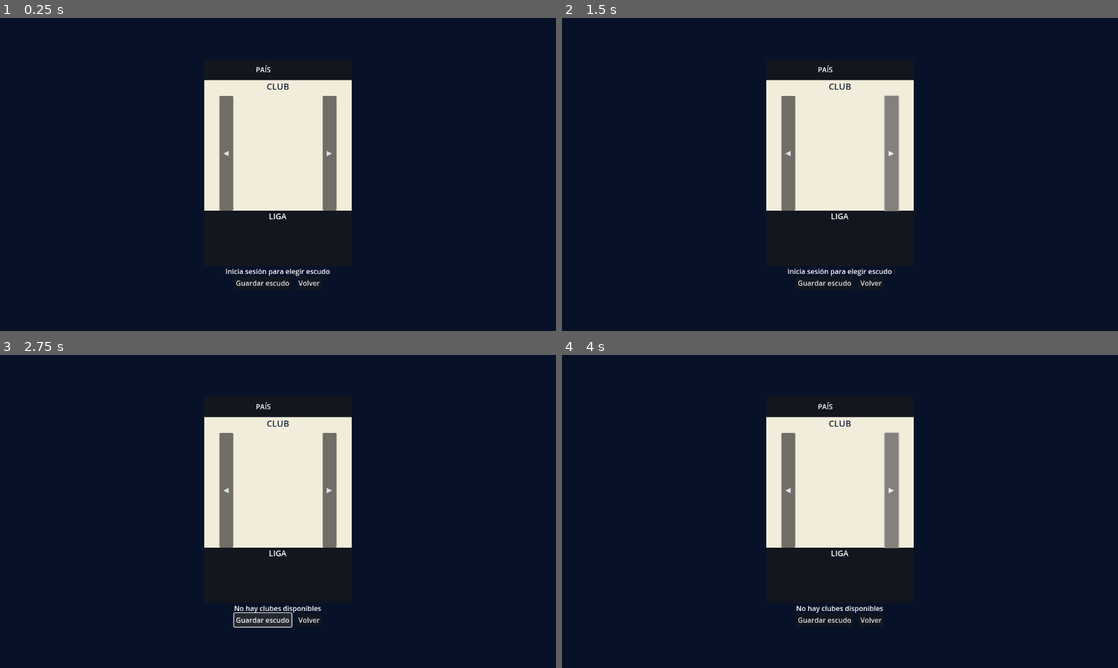
Above: before the commit, frames 1-4 (two rows, left to right).
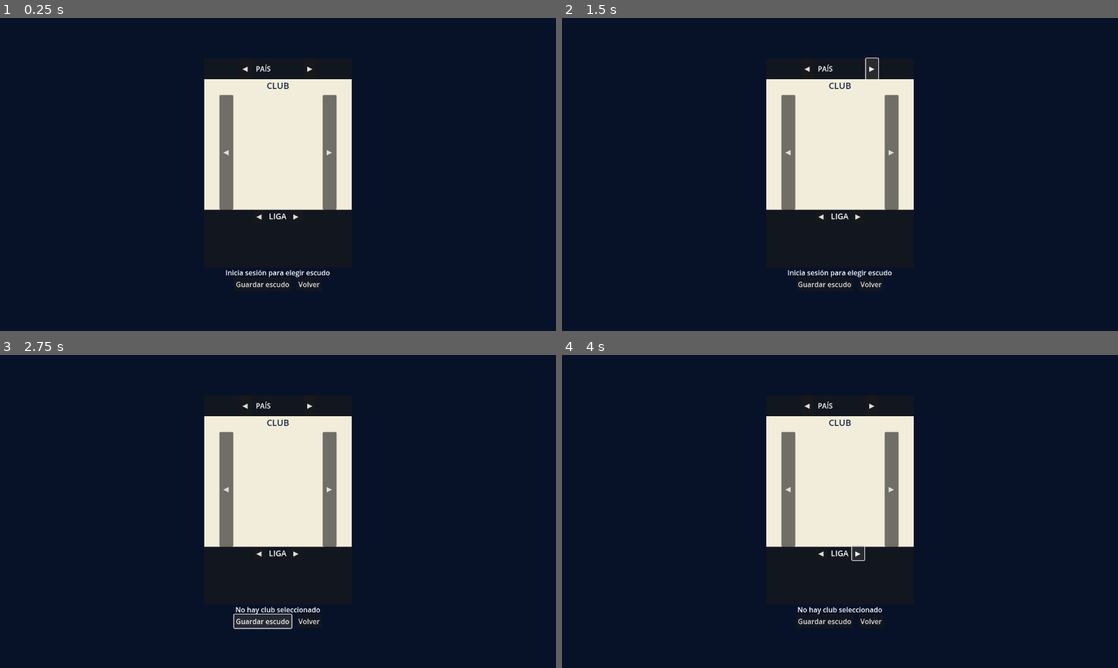
Above: after the commit, the same moments.

Repository: tenemostuseguro/uft27
Game: Godot game, scene res://scenes/ClubCrestMenu2D.tscn
Two runs of this game, one before a commit and one after it. Both use one fixed random seed, a clock stepped at 60 frames per second and the inputs below. This scene is started directly instead of the project's main scene.
Inputs:
- Up to frame 1 (0.25 s): no input
- Up to frame 2 (1.5 s): click "◀" at 0.5 s; click "▶" at 1.25 s
- Up to frame 3 (2.75 s): click "Guardar escudo" at 2 s
- Up to frame 4 (4 s): click "◀" at 2.75 s; click "▶" at 3.5 s

The runs differ from the first frame. In frame 1, 0.7% of the frame differs, in the area x 36-64%, y 14-86%; in frame 2, 0.9%; in frame 3, 0.9%, in the area x 36-64%, y 14-88%; in frame 4, 0.9%.
Error after the commit: Trying to return an array of type "Array" where expected return type is "Array[Dictionary]". (res://scripts/club_crest_menu_2d.gd:156)

Commit message:
Add country and league arrows with filtered club navigation

Diff:
--- a/godot-futsal/scenes/ClubCrestMenu2D.tscn
+++ b/godot-futsal/scenes/ClubCrestMenu2D.tscn
@@ -41,6 +41,11 @@
 alignment = 1
 theme_override_constants/separation = 10
 
+[node name="CountryLeftArrow" type="Button" parent="Margin/VBox/TopBar/TopRow"]
+layout_mode = 2
+custom_minimum_size = Vector2(28, 28)
+text = "◀"
+
 [node name="CountryName" type="Label" parent="Margin/VBox/TopBar/TopRow"]
 layout_mode = 2
 text = "PAÍS"
@@ -51,6 +56,11 @@
 layout_mode = 2
 expand_mode = 1
 stretch_mode = 5
+
+[node name="CountryRightArrow" type="Button" parent="Margin/VBox/TopBar/TopRow"]
+layout_mode = 2
+custom_minimum_size = Vector2(28, 28)
+text = "▶"
 
 [node name="Card" type="PanelContainer" parent="Margin/VBox"]
 layout_mode = 2
@@ -107,11 +117,25 @@
 layout_mode = 2
 theme_override_constants/separation = 6
 
-[node name="LeagueName" type="Label" parent="Margin/VBox/BottomBar/BottomVBox"]
+[node name="LeagueRow" type="HBoxContainer" parent="Margin/VBox/BottomBar/BottomVBox"]
 layout_mode = 2
-horizontal_alignment = 1
+alignment = 1
+theme_override_constants/separation = 8
+
+[node name="LeagueLeftArrow" type="Button" parent="Margin/VBox/BottomBar/BottomVBox/LeagueRow"]
+layout_mode = 2
+custom_minimum_size = Vector2(28, 28)
+text = "◀"
+
+[node name="LeagueName" type="Label" parent="Margin/VBox/BottomBar/BottomVBox/LeagueRow"]
+layout_mode = 2
 text = "LIGA"
 theme_override_font_sizes/font_size = 18
+
+[node name="LeagueRightArrow" type="Button" parent="Margin/VBox/BottomBar/BottomVBox/LeagueRow"]
+layout_mode = 2
+custom_minimum_size = Vector2(28, 28)
+text = "▶"
 
 [node name="LeagueLogo" type="TextureRect" parent="Margin/VBox/BottomBar/BottomVBox"]
 custom_minimum_size = Vector2(300, 96)
--- a/godot-futsal/scripts/club_crest_menu_2d.gd
+++ b/godot-futsal/scripts/club_crest_menu_2d.gd
@@ -10,28 +10,33 @@
 @onready var country_logo_rect: TextureRect = $Margin/VBox/TopBar/TopRow/CountryLogo
 @onready var club_name_label: Label = $Margin/VBox/Card/CardVBox/ClubName
 @onready var club_logo_rect: TextureRect = $Margin/VBox/Card/CardVBox/CenterRow/ClubLogo
-@onready var league_name_label: Label = $Margin/VBox/BottomBar/BottomVBox/LeagueName
+@onready var league_name_label: Label = $Margin/VBox/BottomBar/BottomVBox/LeagueRow/LeagueName
 @onready var league_logo_rect: TextureRect = $Margin/VBox/BottomBar/BottomVBox/LeagueLogo
 @onready var status_label: Label = $Margin/VBox/Status
 
-var clubs: Array[Dictionary] = []
-var selected_index := 0
 var render_token := 0
-var last_country_key := ""
-var last_league_key := ""
 var texture_cache: Dictionary = {}
 
+var countries: Array[Dictionary] = []
+var selected_country_idx := 0
+var selected_league_idx := 0
+var selected_club_idx := 0
+
 func _ready() -> void:
-	$Margin/VBox/Card/CardVBox/CenterRow/LeftArrow.pressed.connect(func() -> void: _move_selection(-1))
-	$Margin/VBox/Card/CardVBox/CenterRow/RightArrow.pressed.connect(func() -> void: _move_selection(1))
+	$Margin/VBox/TopBar/TopRow/CountryLeftArrow.pressed.connect(func() -> void: _move_country(-1))
+	$Margin/VBox/TopBar/TopRow/CountryRightArrow.pressed.connect(func() -> void: _move_country(1))
+	$Margin/VBox/BottomBar/BottomVBox/LeagueRow/LeagueLeftArrow.pressed.connect(func() -> void: _move_league(-1))
+	$Margin/VBox/BottomBar/BottomVBox/LeagueRow/LeagueRightArrow.pressed.connect(func() -> void: _move_league(1))
+	$Margin/VBox/Card/CardVBox/CenterRow/LeftArrow.pressed.connect(func() -> void: _move_club(-1))
+	$Margin/VBox/Card/CardVBox/CenterRow/RightArrow.pressed.connect(func() -> void: _move_club(1))
 	$Margin/VBox/Buttons/SaveButton.pressed.connect(_on_save_pressed)
 	$Margin/VBox/Buttons/BackButton.pressed.connect(func() -> void: get_tree().change_scene_to_file(PROFILE_MENU_SCENE))
-	_load_clubs()
+	_load_hierarchy()
 
 func _get_auth_service() -> Node:
 	return get_node_or_null("/root/AuthService")
 
-func _load_clubs() -> void:
+func _load_hierarchy() -> void:
 	var auth := _get_auth_service()
 	if auth == null or not auth.is_authenticated():
 		status_label.text = "Inicia sesión para elegir escudo"
@@ -42,54 +47,151 @@
 		return
 	var rows: Variant = clubs_result.get("json", [])
 	if rows is Array:
-		for row in rows:
-			if row is Dictionary and bool(row.get("active", true)):
-				clubs.append(row)
-	if clubs.is_empty():
+		_build_hierarchy(rows)
+	if countries.is_empty():
 		status_label.text = "No hay clubes activos"
 		return
+
 	var profile_result: Dictionary = await auth.get_profile_logo()
 	if profile_result.get("ok", false):
-		var current_logo := str(profile_result.get("profile", {}).get("logo_id", ""))
-		for i in range(clubs.size()):
-			if str(clubs[i].get("id", "")) == current_logo:
-				selected_index = i
-				break
-	_update_view()
-
-func _move_selection(delta: int) -> void:
+		var selected_logo := str(profile_result.get("profile", {}).get("logo_id", ""))
+		_preselect_by_club_id(selected_logo)
+	_update_view()
+
+func _build_hierarchy(rows: Array) -> void:
+	var map := {}
+	for row in rows:
+		if row is not Dictionary:
+			continue
+		if not bool(row.get("active", true)):
+			continue
+		var country_name := str(row.get("country_name", "Sin país"))
+		var league_name := str(row.get("league_name", "Sin liga"))
+		if not map.has(country_name):
+			map[country_name] = {
+				"name": country_name,
+				"logo_url": _pick_first_url(row, ["country_logo_url", "country_logo", "country_flag_url"]),
+				"leagues": {}
+			}
+		var country: Dictionary = map[country_name]
+		var leagues: Dictionary = country.get("leagues", {})
+		if not leagues.has(league_name):
+			leagues[league_name] = {
+				"name": league_name,
+				"logo_url": _pick_first_url(row, ["league_logo_url", "league_logo", "league_image_url"]),
+				"clubs": []
+			}
+		var league: Dictionary = leagues[league_name]
+		var clubs: Array = league.get("clubs", [])
+		clubs.append({
+			"id": str(row.get("id", "")),
+			"name": str(row.get("name", "Club")),
+			"logo_url": _pick_first_url(row, ["logo_url", "club_logo_url", "image_url"])
+		})
+		league["clubs"] = clubs
+		leagues[league_name] = league
+		country["leagues"] = leagues
+		map[country_name] = country
+
+	countries.clear()
+	var country_names := map.keys()
+	country_names.sort()
+	for country_name in country_names:
+		var country: Dictionary = map[country_name]
+		var league_names := (country.get("leagues", {}) as Dictionary).keys()
+		league_names.sort()
+		var leagues_array: Array[Dictionary] = []
+		for league_name in league_names:
+			var league: Dictionary = (country.get("leagues", {}) as Dictionary)[league_name]
+			leagues_array.append(league)
+		country["leagues_array"] = leagues_array
+		countries.append(country)
+
+func _preselect_by_club_id(club_id: String) -> void:
+	if club_id.strip_edges().is_empty():
+		return
+	for cidx in range(countries.size()):
+		var country: Dictionary = countries[cidx]
+		var leagues: Array[Dictionary] = country.get("leagues_array", [])
+		for lidx in range(leagues.size()):
+			var clubs: Array = leagues[lidx].get("clubs", [])
+			for k in range(clubs.size()):
+				if str((clubs[k] as Dictionary).get("id", "")) == club_id:
+					selected_country_idx = cidx
+					selected_league_idx = lidx
+					selected_club_idx = k
+					return
+
+func _move_country(delta: int) -> void:
+	if countries.is_empty():
+		return
+	selected_country_idx = (selected_country_idx + delta + countries.size()) % countries.size()
+	selected_league_idx = 0
+	selected_club_idx = 0
+	_update_view()
+
+func _move_league(delta: int) -> void:
+	var leagues := _current_leagues()
+	if leagues.is_empty():
+		return
+	selected_league_idx = (selected_league_idx + delta + leagues.size()) % leagues.size()
+	selected_club_idx = 0
+	_update_view()
+
+func _move_club(delta: int) -> void:
+	var clubs := _current_clubs()
 	if clubs.is_empty():
 		return
-	selected_index = (selected_index + delta + clubs.size()) % clubs.size()
-	_update_view()
+	selected_club_idx = (selected_club_idx + delta + clubs.size()) % clubs.size()
+	_update_view()
+
+func _current_country() -> Dictionary:
+	if countries.is_empty():
+		return {}
+	selected_country_idx = clamp(selected_country_idx, 0, countries.size() - 1)
+	return countries[selected_country_idx]
+
+func _current_leagues() -> Array[Dictionary]:
+	var country := _current_country()
+	return country.get("leagues_array", [])
+
+func _current_league() -> Dictionary:
+	var leagues := _current_leagues()
+	if leagues.is_empty():
+		return {}
+	selected_league_idx = clamp(selected_league_idx, 0, leagues.size() - 1)
+	return leagues[selected_league_idx]
+
+func _current_clubs() -> Array:
+	var league := _current_league()
+	return league.get("clubs", [])
+
+func _current_club() -> Dictionary:
+	var clubs := _current_clubs()
+	if clubs.is_empty():
+		return {}
+	selected_club_idx = clamp(selected_club_idx, 0, clubs.size() - 1)
+	return clubs[selected_club_idx]
 
 func _update_view() -> void:
-	if clubs.is_empty():
-		return
+	var country := _current_country()
+	var league := _current_league()
+	var club := _current_club()
+	if country.is_empty() or league.is_empty() or club.is_empty():
+		status_label.text = "No hay datos para mostrar"
+		return
+
 	render_token += 1
 	var token := render_token
-	var club: Dictionary = clubs[selected_index]
-	var country_name := str(club.get("country_name", ""))
-	var league_name := str(club.get("league_name", ""))
-	country_name_label.text = country_name
+	country_name_label.text = str(country.get("name", ""))
+	league_name_label.text = str(league.get("name", ""))
 	club_name_label.text = str(club.get("name", ""))
-	league_name_label.text = league_name
 	club_logo_rect.texture = null
-	var country_logo_url := _pick_first_url(club, ["country_logo_url", "country_logo", "country_flag_url"])
-	var club_logo_url := _pick_first_url(club, ["logo_url", "club_logo_url", "image_url"])
-	var league_logo_url := _pick_first_url(club, ["league_logo_url", "league_logo", "league_image_url"])
-	var country_key := "%s|%s" % [country_name, country_logo_url]
-	var league_key := "%s|%s" % [league_name, league_logo_url]
-	if country_key != last_country_key:
-		country_logo_rect.texture = null
-		await _set_remote_or_default(country_logo_rect, country_logo_url, COUNTRY_LOGO_SIZE, token)
-		last_country_key = country_key
-	if league_key != last_league_key:
-		league_logo_rect.texture = null
-		await _set_remote_or_default(league_logo_rect, league_logo_url, LEAGUE_LOGO_SIZE, token)
-		last_league_key = league_key
-	await _set_remote_or_default(club_logo_rect, club_logo_url, CLUB_LOGO_SIZE, token)
-	status_label.text = "Usa las flechas para elegir club"
+
+	await _set_remote_or_default(country_logo_rect, str(country.get("logo_url", "")), COUNTRY_LOGO_SIZE, token)
+	await _set_remote_or_default(league_logo_rect, str(league.get("logo_url", "")), LEAGUE_LOGO_SIZE, token)
+	await _set_remote_or_default(club_logo_rect, str(club.get("logo_url", "")), CLUB_LOGO_SIZE, token)
+	status_label.text = "País %d/%d · Liga %d/%d · Club %d/%d" % [selected_country_idx + 1, countries.size(), selected_league_idx + 1, _current_leagues().size(), selected_club_idx + 1, _current_clubs().size()]
 
 func _set_remote_or_default(target: TextureRect, url: String, forced_size: Vector2i, token: int) -> void:
 	if token != render_token:
@@ -152,14 +254,15 @@
 	return null
 
 func _on_save_pressed() -> void:
-	if clubs.is_empty():
-		status_label.text = "No hay clubes disponibles"
+	var club := _current_club()
+	if club.is_empty():
+		status_label.text = "No hay club seleccionado"
 		return
 	var auth := _get_auth_service()
 	if auth == null or not auth.is_authenticated():
 		status_label.text = "Sesión inválida"
 		return
-	var club_id := str(clubs[selected_index].get("id", ""))
+	var club_id := str(club.get("id", ""))
 	var result: Dictionary = await auth.set_profile_logo(club_id, "")
 	if result.get("ok", false):
 		status_label.text = "Escudo guardado ✅"
